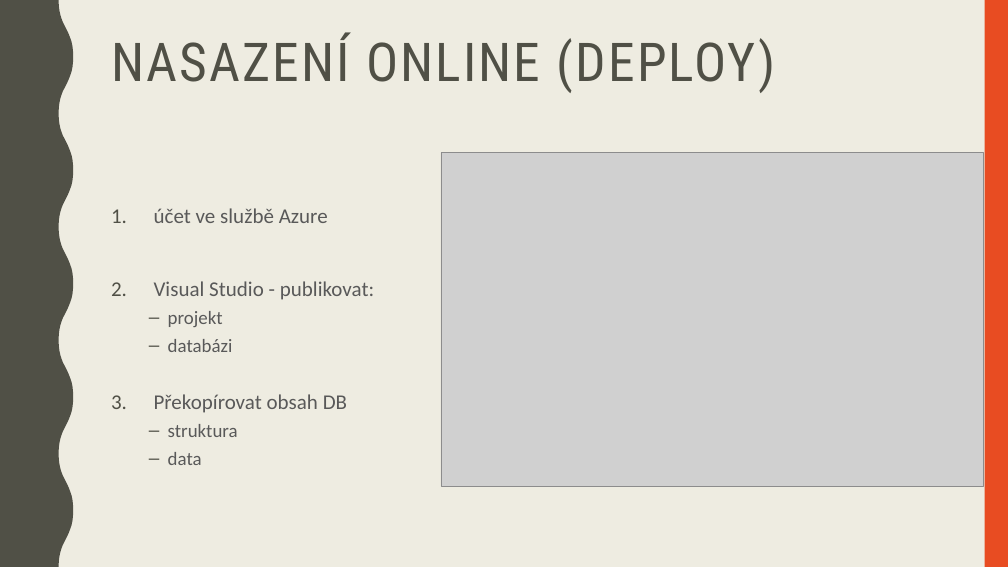
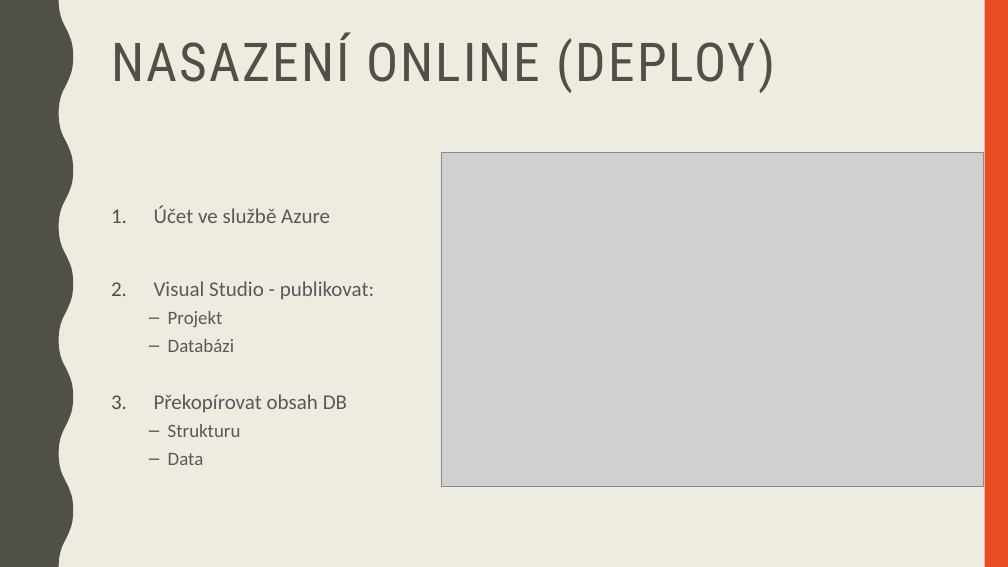
Before and after one commit to hruska07/Apollo13, a slide deck: slide 20 of docs/Apollo 13 - Logos Polytechnikos.pptx (slide 18 before the commit). Drawn at 1008x567 pixels with LibreOffice and Linux fonts; fonts in the diff are those of the drawing; grey boxes stand for pictures. Boxes give left, top, right and bottom in pixels: in the first picture for what was removed or moved away, otherwise in the second. Text is boxed around its words. In the diff, an @@ line names an element or a change of style, - is before the commit and + after.

```diff
--- a/docs/Apollo 13 - Logos Polytechnikos.pptx
+++ b/docs/Apollo 13 - Logos Polytechnikos.pptx
@@ text at (x1=154, y1=206, x2=330, y2=223): text changed @@
-1. účet ve službě Azure
+1. Účet ve službě Azure
@@ text at (x1=168, y1=311, x2=234, y2=352): text changed @@
-  – projekt
-  – databázi
+  – Projekt
+  – Databázi
@@ text at (x1=168, y1=424, x2=241, y2=465): text changed @@
-  – struktura
-  – data
+  – Strukturu
+  – Data
```
Also in this commit, not shown: 4 other slides changed, 3 slides added, 1 slide removed, 16 other files.
